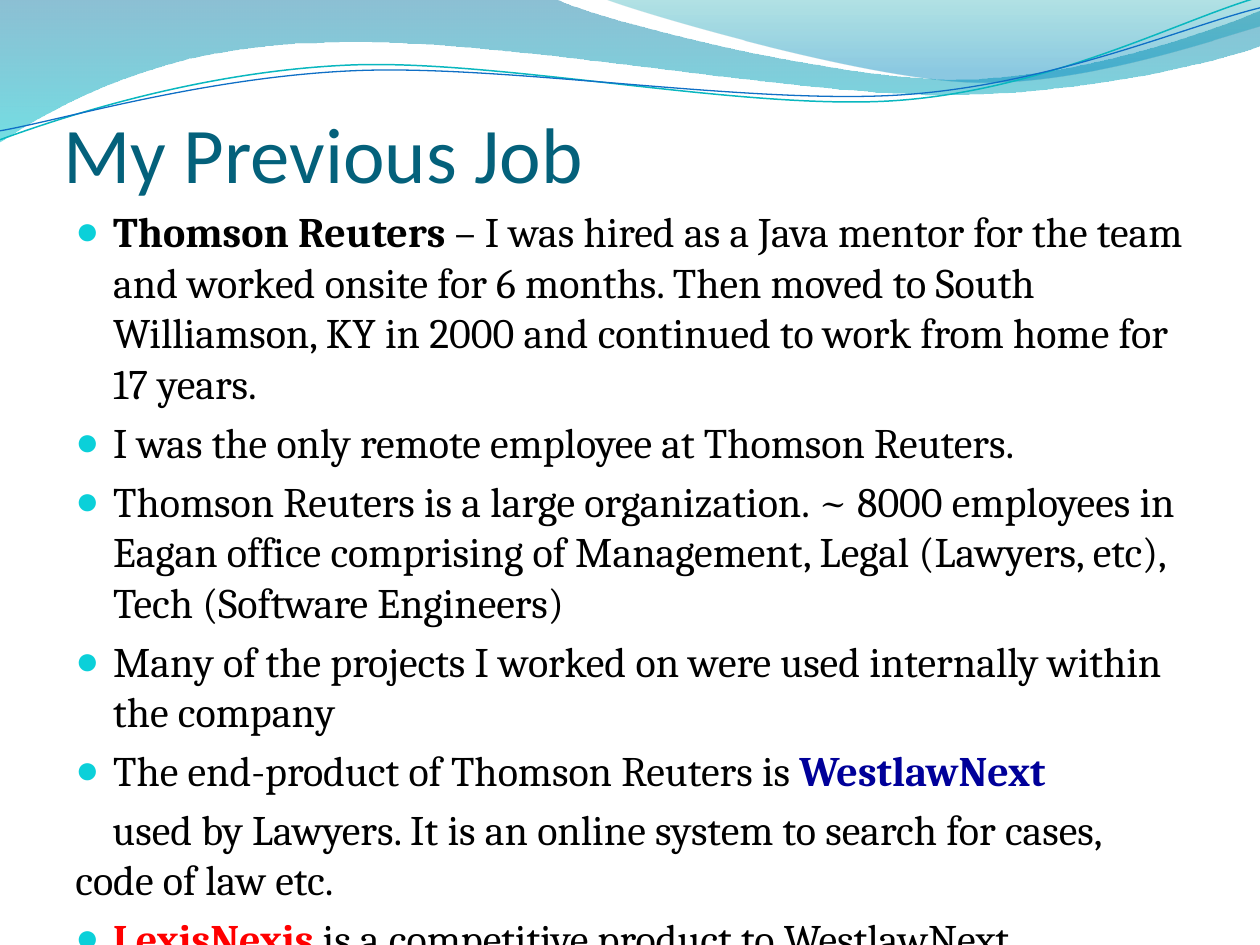
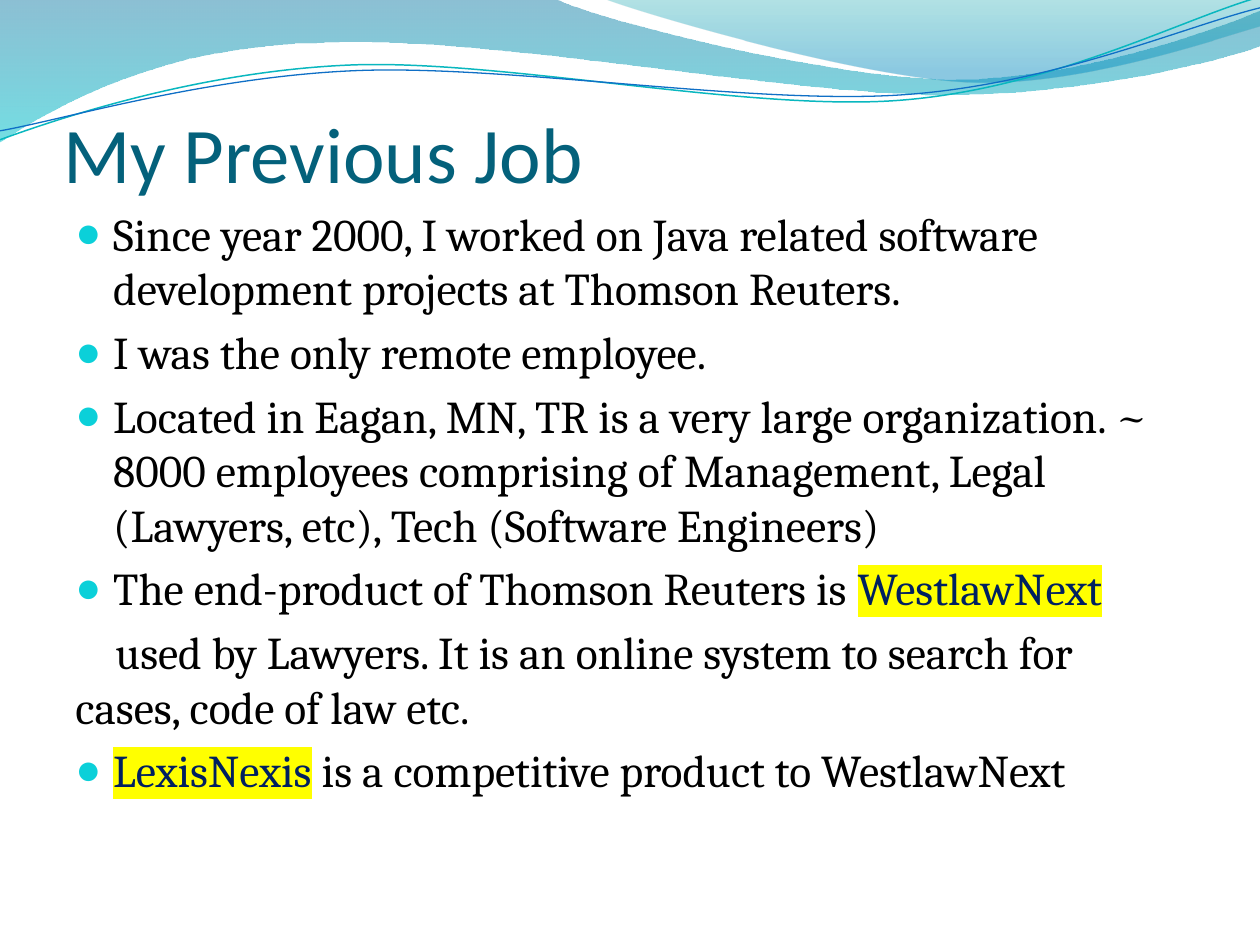
Before and after one commit to rkavitha/PresentationOnITIndustry, a slide deck: slide 3 of IT Industry.pptx. Drawn at 1260x945 pixels with LibreOffice and Linux fonts; fonts in the diff are those of the drawing; background and template pictures are left out. Boxes give left, top, right and bottom in pixels: in the first picture for what was removed or moved away, otherwise in the second. Text is boxed around its words. In the diff, an @@ line names an element or a change of style, - is before the commit and + after.

```diff
--- a/IT Industry.pptx
+++ b/IT Industry.pptx
@@ text at (113, 218, 1107, 552): text changed; size 24.1 to 26 pt @@
-● Thomson Reuters – I was hired as a Java mentor for the team and worked onsite for 6 months. Then moved to South Williamson, KY in 2000 and continued to work from home for 17 years.
-● I was the only remote employee at Thomson Reuters.
-● Thomson Reuters is a large organization. ~ 8000 employees in Eagan office comprising of Management, Legal (Lawyers, etc), Tech (Software Engineers)
-● Many of the projects I worked on were used internally within the company
+● Since year 2000, I worked on Java related software development projects at Thomson Reuters.
+● I was the only remote employee.
+● Located in Eagan, MN, TR is a very large organization. ~ 8000 employees comprising of Management, Legal (Lawyers, etc), Tech (Software Engineers)
@@ text at (75, 563, 1102, 797): size 24.1 to 26 pt in "The end-product of Thomson Reuters is WestlawNext", "used by Lawyers. It is an online ...", "LexisNexis is a competitive product to WestlawNext"; text colour #000099 to #002060 in "WestlawNext"; highlight none to #FFFF00, bold off in "WestlawNext", "LexisNexis"; text colour #FF0000 to #002060 in "LexisNexis" @@
```
Also in this commit, not shown: 11 other slides changed.
